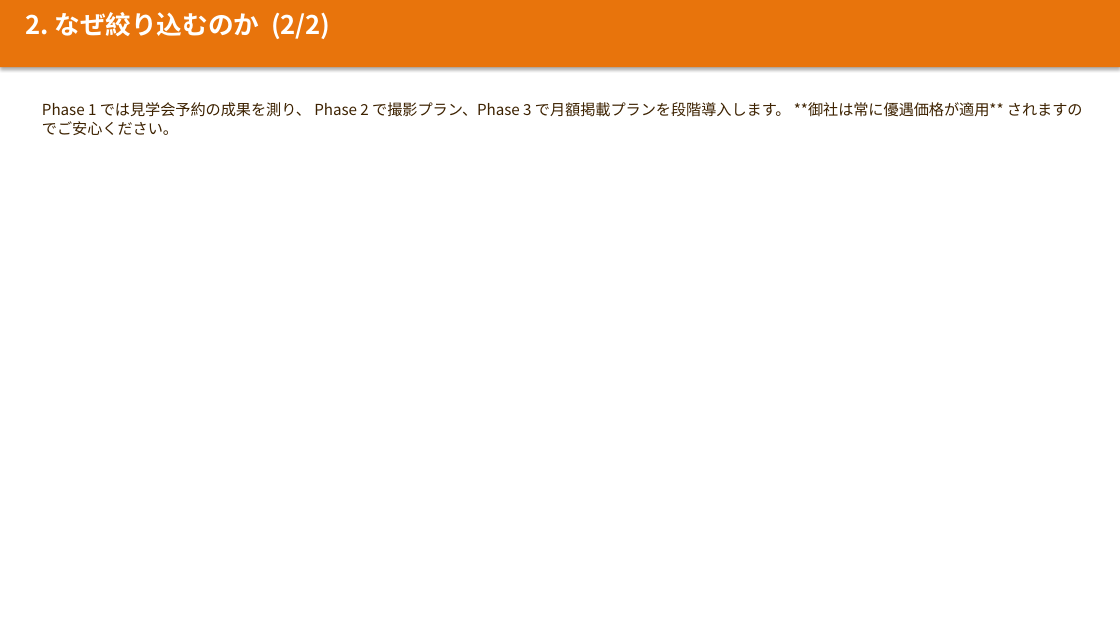
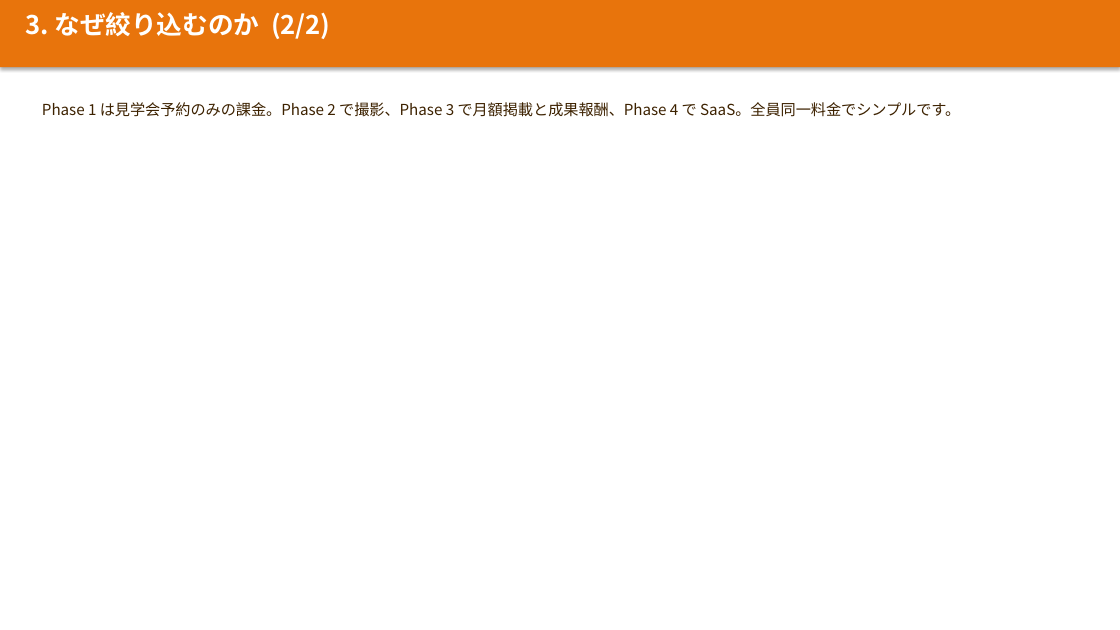
Before and after one commit to wazeka0412/payhome-next, a slide deck: slide 6 of docs/最新版/03_営業関係/工務店向け説明_MVP版.pptx (slide 7 before the commit). Drawn at 1120x630 pixels with LibreOffice and Linux fonts; fonts in the diff are those of the drawing. Boxes give left, top, right and bottom in pixels: in the first picture for what was removed or moved away, otherwise in the second. Text is boxed around its words. In the diff, an @@ line names an element or a change of style, - is before the commit and + after.

```diff
--- a/docs/最新版/03_営業関係/工務店向け説明_MVP版.pptx
+++ b/docs/最新版/03_営業関係/工務店向け説明_MVP版.pptx
@@ text at (x1=25, y1=12, x2=331, y2=39): text changed @@
-2. なぜ絞り込むのか (2/2)
+3. なぜ絞り込むのか (2/2)
@@ text at (x1=42, y1=102, x2=960, y2=117): text changed @@
-Phase 1 では見学会予約の成果を測り、 Phase 2 で撮影プラン、Phase 3 で月額掲載プランを段階導入します。 **御社は常に優遇価格が適用** されますのでご安心ください。
+Phase 1 は見学会予約のみの課金。Phase 2 で撮影、Phase 3 で月額掲載と成果報酬、Phase 4 で SaaS。全員同一料金でシンプルです。
```
Also in this commit, not shown: 11 other slides changed, 10 slides added, 6 slides removed, 21 other files.
